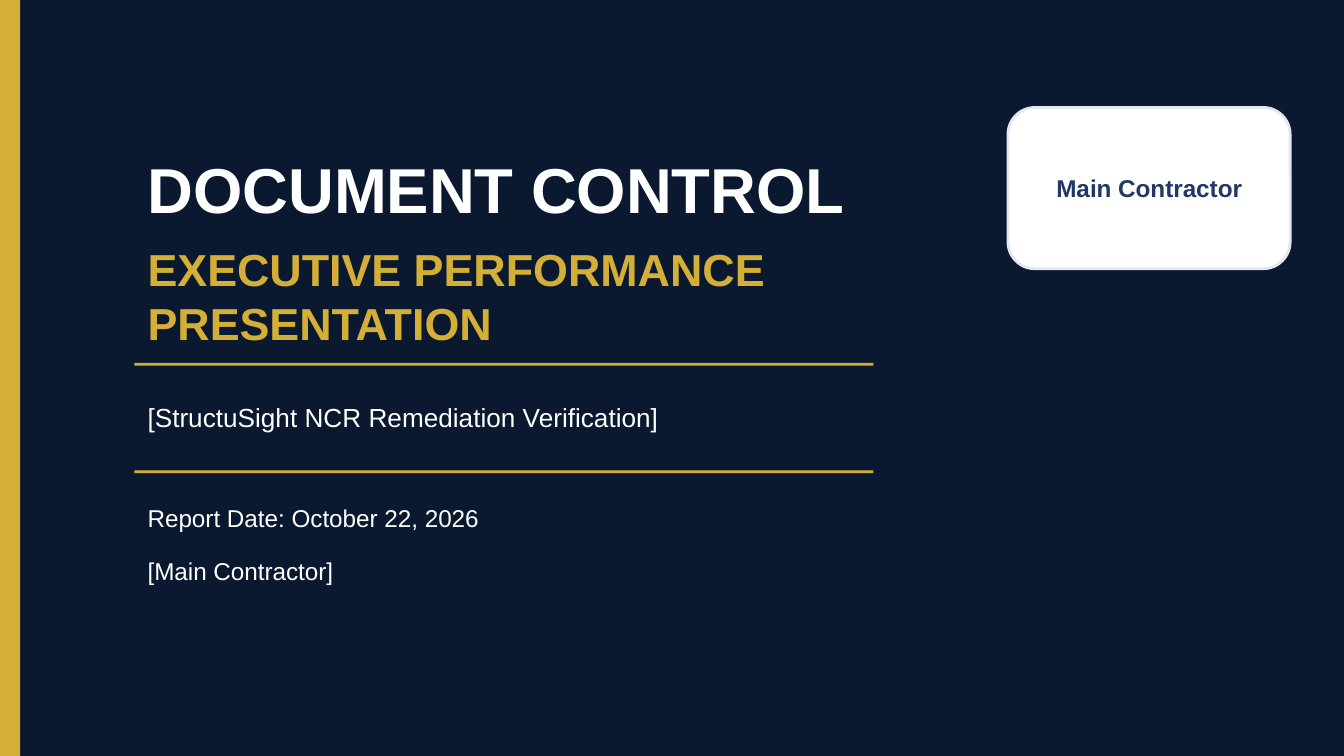
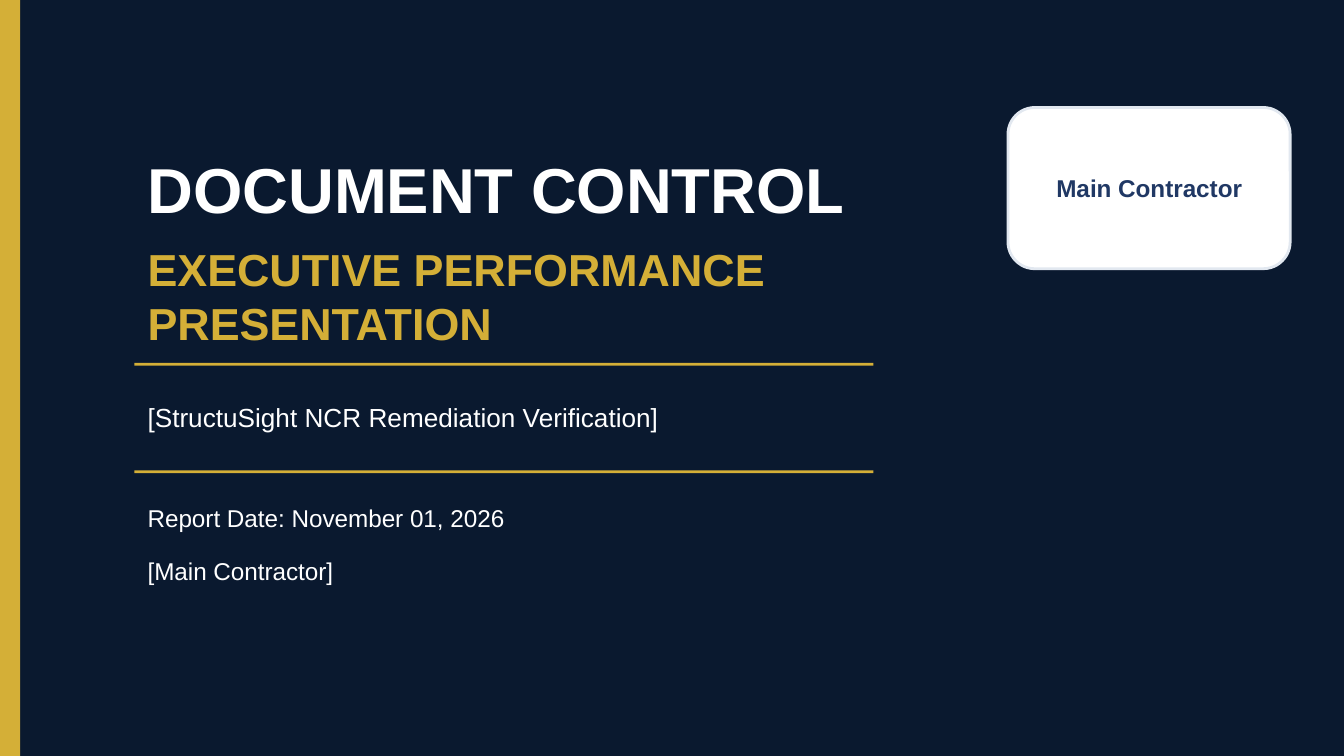
Before and after one commit to ezzeldinrashad197-sudo/ezzeldinrashad197-sudo, a slide deck: slide 1 of evidence/certification/StructuSight-NCR-Verification.pptx. Drawn at 1344x756 pixels with LibreOffice and Linux fonts; fonts in the diff are those of the drawing. Boxes give left, top, right and bottom in pixels: in the first picture for what was removed or moved away, otherwise in the second. Text is boxed around its words. In the diff, an @@ line names an element or a change of style, - is before the commit and + after.

```diff
--- a/evidence/certification/StructuSight-NCR-Verification.pptx
+++ b/evidence/certification/StructuSight-NCR-Verification.pptx
@@ text at [148, 509, 504, 532]: text changed @@
-Report Date: October 22, 2026
+Report Date: November 01, 2026
```
Also in this commit, not shown: 16 other slides changed, 8 other files.
